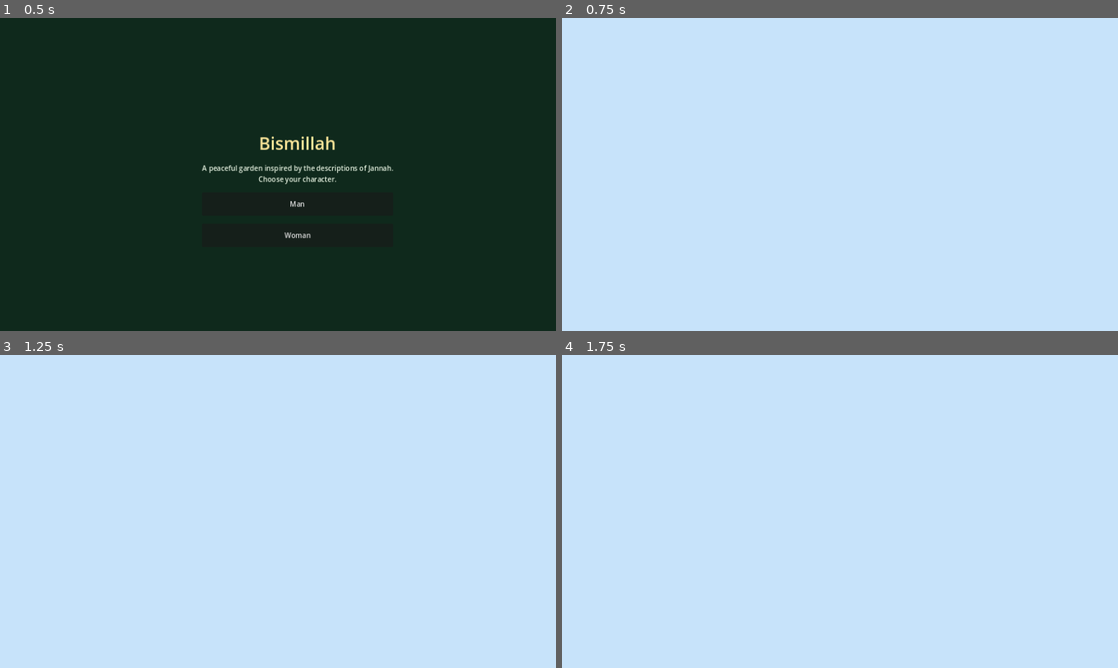
Above: before the commit, frames 1-4 (two rows, left to right).
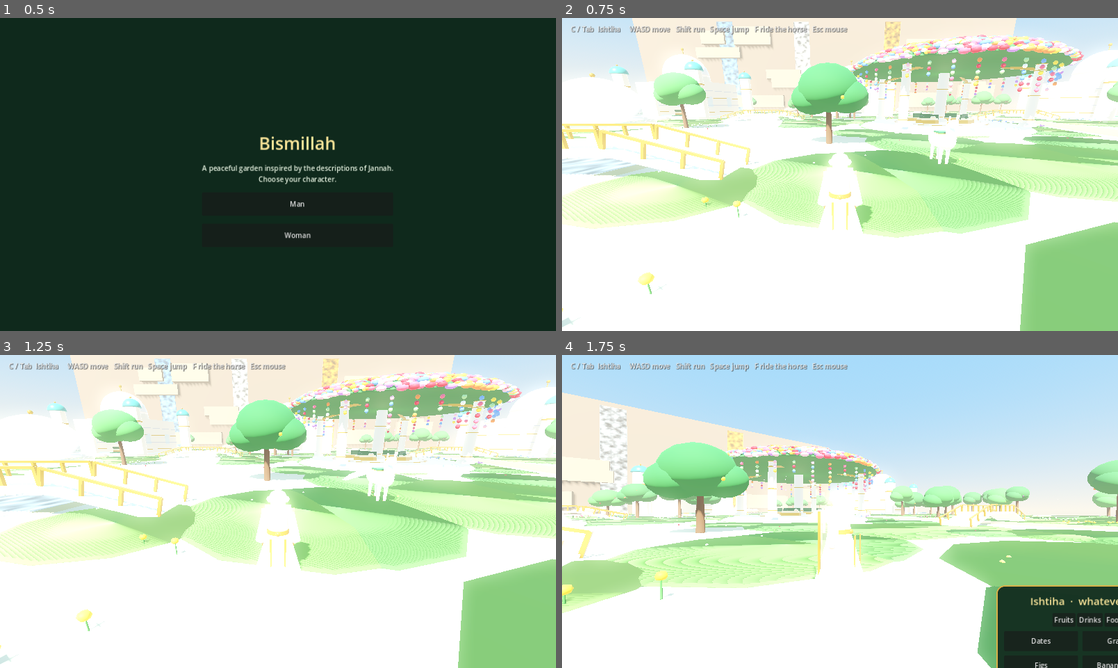
Above: after the commit, the same moments.

Repository: syedasraar17/jannah-garden
Game: Godot game, scene res://main.tscn
Same seed, same stepped clock (60 frames per second), same inputs: the game is played once before the commit and once after it.
Inputs (mouse positions are in pixels of both pictures, inside the frame that each line leads up to):
- Up to frame 1 (0.5 s): no input
- Up to frame 2 (0.75 s): click "Man" at 0.5 s
- Up to frame 3 (1.25 s): no input
- Up to frame 4 (1.75 s): tap Enter at 1.25 s; move the mouse to (962, 495) at 1.27 s; hold D from 1.28 s (still down); tap C at 1.35 s; click (962, 495) at 1.42 s; tap Space at 1.52 s

Frame 1 is identical in both runs. In frame 2, 96% of the frame differs, in the area x 0-100%, y 0-100%; in frame 3, 96%; in frame 4, 78%.
Error before the commit: Parse Error: Cannot infer the type of "p" variable because the value doesn't have a set type. (res://world_pavilion.gd:119)

Commit message:
Update world_pavilion.gd

Diff:
--- a/world_pavilion.gd
+++ b/world_pavilion.gd
@@ -116,7 +116,7 @@
 		# One bloom on top and one underneath, so the roof is full of flowers
 		# whether you look at it from outside or stand beneath it.
 		for r in [14.25, 13.7]:
-			var p := Vector3(0, ROOF_Y, 0) + dir * r
+			var p: Vector3 = Vector3(0, ROOF_Y, 0) + dir * r
 			xf.append(Transform3D(Basis.from_scale(Vector3(s, s * 0.7, s)), p))
 			cols.append(col)
 		n += 1
